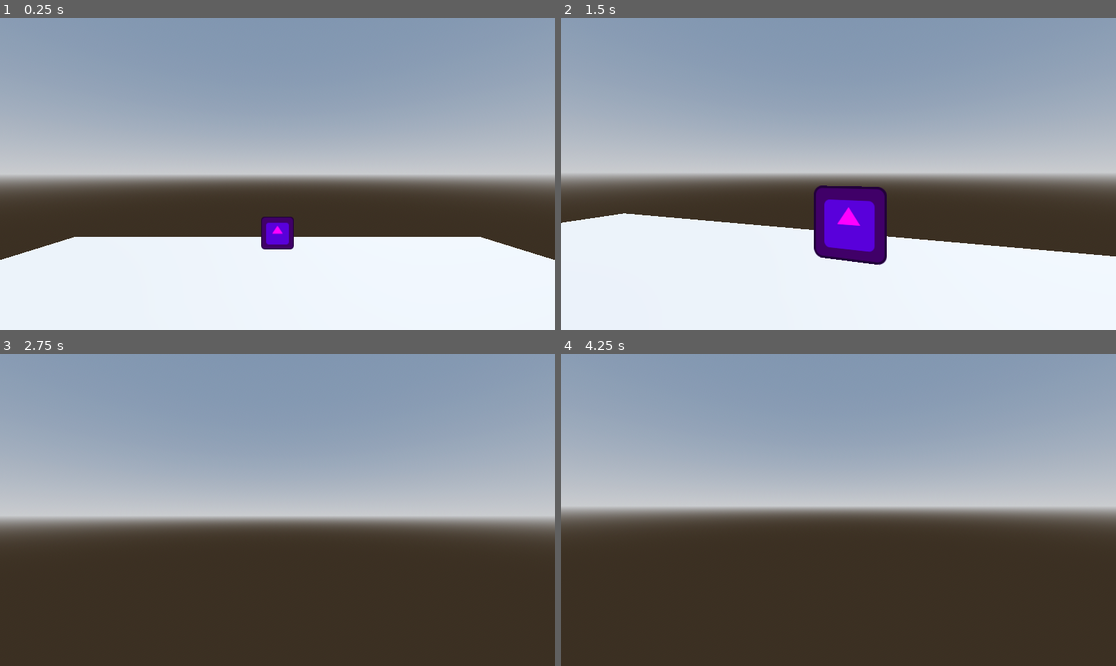
Above: before the commit, frames 1-4 (two rows, left to right).
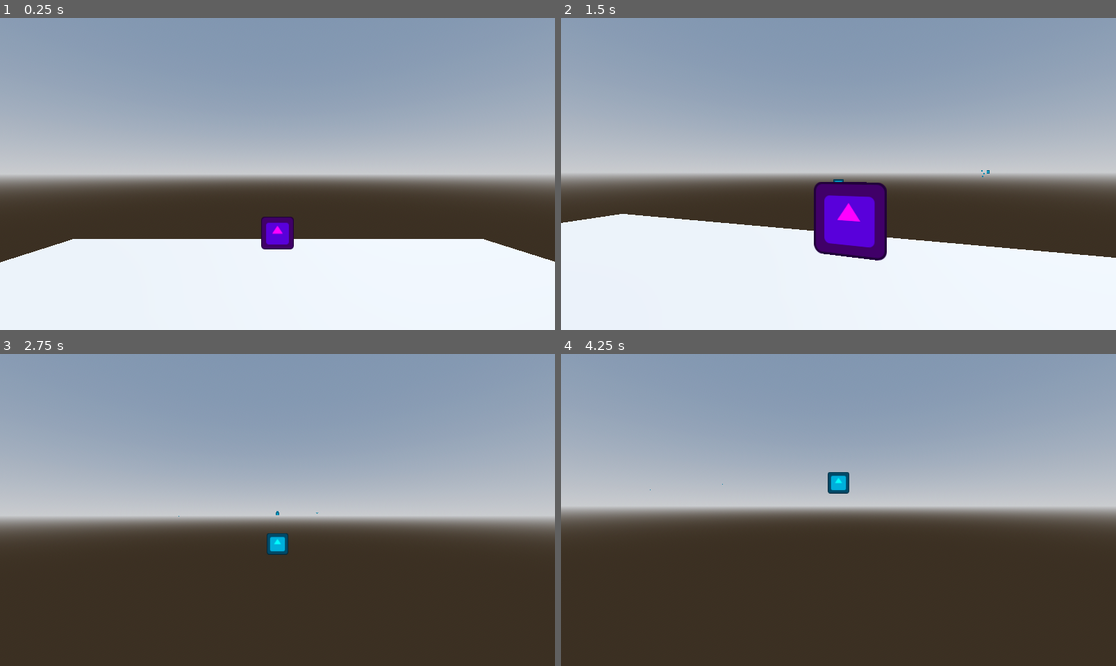
Above: after the commit, the same moments.

Repository: justindeogrades/firstpersonshooter
Game: Godot game, scene res://main.tscn
The game is run twice, just before and just after one commit, with the same random seed, the same clock (stepped at 60 frames per second) and the same inputs. The engine's default icon, where the game draws it, is replaced by a stand-in: a white triangle on a blue panel in a dark square.
Inputs (mouse positions are in pixels of both pictures, inside the frame that each line leads up to):
- Up to frame 1 (0.25 s): no input
- Up to frame 2 (1.5 s): tap Enter (ui_accept) at 0.5, 0.77 s; move the mouse to (866, 174) at 0.52 s; press the mouse at (866, 174) at 0.53 s; hold W (forward) from 0.53 s (still down); move the mouse to (810, 174) at 1.27 s; release the mouse at (810, 174) at 1.28 s; click (810, 174) at 1.35 s
- Up to frame 3 (2.75 s): keep holding W (forward); tap Enter (ui_accept) at 1.52 s; move the mouse to (288, 503) at 2.02 s; press the mouse at (288, 503) at 2.03 s
- Up to frame 4 (4.25 s): keep holding W (forward); move the mouse to (832, 516) at 2.77 s; release the mouse at (832, 516) at 2.78 s; click (832, 516) at 2.85 s; tap Enter (ui_accept) at 3.02, 3.5, 3.77 s; move the mouse to (877, 513) at 3.52 s; press the mouse at (877, 513) at 3.53 s

The runs differ from the first frame. In frame 1, 0.6% of the frame differs, in the area x 0-100%, y 70-79%; in frame 2, 1.2%, in the area x 0-100%, y 48-80%; in frame 3, 0.3%; in frame 4, 0.3%.

Commit message:
basic shooting and enemy hurtboxes

Diff:
--- /dev/null
+++ b/bullet.gd
@@ -0,0 +1,35 @@
+extends RigidBody3D
+
+#Time until bullet automatically despawns
+@export var lifetime_seconds : int = 3
+@export var speed : int = 80
+
+@onready var lifetime_timer = $Lifetime
+
+#To be assigned by the gun spawning it
+var direction : Vector3
+var damage : float
+var pierces : int
+var start_pos : Vector3
+
+func _ready() -> void:
+	position = start_pos
+	linear_velocity = transform.basis * Vector3(0, 0, -speed)
+	#linear_velocity = direction * speed
+
+	lifetime_timer.start(lifetime_seconds)
+
+func _on_lifetime_timeout() -> void:
+	destroy()
+
+func get_damage() -> float:
+	return damage
+
+#Bullet makes contact with a target
+func _on_hitbox_area_entered(area: Area3D) -> void:
+	pierces -= 1
+	if pierces <= 0:
+		destroy()
+
+func destroy():
+	queue_free()
--- /dev/null
+++ b/bullet.tscn
@@ -0,0 +1,27 @@
+[gd_scene load_steps=4 format=3 uid="uid://docjc7qyh8vv0"]
+
+[ext_resource type="Script" uid="uid://khf6p6qp2ha1" path="res://bullet.gd" id="1_v8qja"]
+[ext_resource type="Texture2D" uid="uid://dw4tryi3yerf7" path="res://icon.svg" id="2_t4vbm"]
+
+[sub_resource type="BoxShape3D" id="BoxShape3D_v8qja"]
+size = Vector3(0.2, 0.2, 0.2)
+
+[node name="Bullet" type="RigidBody3D"]
+gravity_scale = 0.0
+script = ExtResource("1_v8qja")
+
+[node name="Sprite3D" type="Sprite3D" parent="."]
+transform = Transform3D(0.2, 0, 0, 0, 0.2, 0, 0, 0, 0.2, 0, 0, 0)
+modulate = Color(0, 1, 1, 1)
+billboard = 1
+texture = ExtResource("2_t4vbm")
+
+[node name="Hitbox" type="Area3D" parent="."]
+
+[node name="CollisionShape3D" type="CollisionShape3D" parent="Hitbox"]
+shape = SubResource("BoxShape3D_v8qja")
+
+[node name="Lifetime" type="Timer" parent="."]
+
+[connection signal="area_entered" from="Hitbox" to="." method="_on_hitbox_area_entered"]
+[connection signal="timeout" from="Lifetime" to="." method="_on_lifetime_timeout"]
--- /dev/null
+++ b/enemy.gd
@@ -0,0 +1,22 @@
+extends CharacterBody3D
+
+@onready var hp_label = $HP
+
+@export var max_hp : float = 100
+
+var current_hp = max_hp
+
+#func _ready() -> void:
+	#update_hp_label_text()
+#
+#func update_hp_label_text():
+	#hp_label.text = "HP: " + str(current_hp)
+#
+#func take_damage(damage : float):
+	#current_hp -= damage
+	#if current_hp < 0:
+		#current_hp = 0
+	#update_hp_label_text()
+#
+#func _on_hurtbox_area_entered(area: Area3D) -> void:
+	#take_damage(area.get_parent().get_damage())
--- a/enemy.tscn
+++ b/enemy.tscn
@@ -1,11 +1,33 @@
-[gd_scene load_steps=2 format=3 uid="uid://crotopo1fdjeg"]
+[gd_scene load_steps=5 format=3 uid="uid://crotopo1fdjeg"]
 
+[ext_resource type="Script" uid="uid://1jm6awng7v27" path="res://enemy.gd" id="1_4gyqm"]
 [ext_resource type="Texture2D" uid="uid://dw4tryi3yerf7" path="res://icon.svg" id="1_7k104"]
+[ext_resource type="PackedScene" uid="uid://b3plxqqbt2u7w" path="res://hp_component.tscn" id="2_qi2p4"]
+
+[sub_resource type="BoxShape3D" id="BoxShape3D_7k104"]
 
 [node name="Enemy" type="CharacterBody3D"]
+script = ExtResource("1_4gyqm")
+
+[node name="HPComponent" parent="." node_paths=PackedStringArray("hurtbox", "hp_label") instance=ExtResource("2_qi2p4")]
+hurtbox = NodePath("../Hurtbox")
+hp_label = NodePath("../HP")
 
 [node name="Sprite3D" type="Sprite3D" parent="."]
 cast_shadow = 0
 modulate = Color(1, 0, 0, 1)
 billboard = 1
 texture = ExtResource("1_7k104")
+
+[node name="Hurtbox" type="Area3D" parent="."]
+
+[node name="CollisionShape3D" type="CollisionShape3D" parent="Hurtbox"]
+shape = SubResource("BoxShape3D_7k104")
+
+[node name="HP" type="Label3D" parent="."]
+transform = Transform3D(1, 0, 0, 0, 1, 0, 0, 0, 1, 0, 1, 0)
+billboard = 1
+text = "Hello bro"
+
+[connection signal="area_entered" from="Hurtbox" to="." method="_on_hurtbox_area_entered"]
+[connection signal="area_entered" from="Hurtbox" to="HPComponent" method="_on_hurtbox_area_entered"]
--- /dev/null
+++ b/gun.gd
@@ -0,0 +1,85 @@
+class_name Gun
+extends Node3D
+
+#Will use built-in name variable for now
+#@export var name : String
+#Storing bullet_path as a string for now
+#@export var bullet : NodePath
+@export var bullet_path : String = "res://bullet.tscn"
+@export var bullet_parent : Node
+#Make sure One-shot is enabled on the cooldown timer
+@export var cooldown_timer : Timer
+@export var aim_ray : RayCast3D
+
+@export var damage : float
+@export var cooldown_seconds : float
+@export var hip_spray : float
+@export var aim_spray : float
+@export var bullets_per_shot : int = 1
+@export var pierces : int = 1
+
+var aiming : bool = false
+var aim_direction : Vector3
+
+#Assigned by parent
+var parent : CharacterBody3D
+
+func _ready() -> void:
+	create_cooldown_timer()
+	create_bullet_parent()
+	create_aim_ray()
+
+func _physics_process(delta: float) -> void:
+	#Aim direction is now set by parent
+
+	#Probably eliminating aim rays
+	#if(aiming):
+		#aim_ray.target_position = get_local_mouse_position()
+	pass
+
+func shoot():
+	if(cooldown_timer.is_stopped()):
+		#var bullet_instance = load(bullet).instantiate()
+
+		for i in bullets_per_shot:
+			var bullet_instance = load(bullet_path).instantiate()
+
+			#Will return to spray patterns later
+			#var spray_offset
+			#if(aiming):
+				#spray_offset = Vector2(randf_range(aim_spray * -1, aim_spray), randf_range(aim_spray * -1, aim_spray))
+			#else:
+				#spray_offset = Vector2(randf_range(hip_spray * -1, hip_spray), randf_range(hip_spray * -1, hip_spray))
+			#bullet_instance.direction = (aim_direction + spray_offset).normalized()
+
+			bullet_instance.direction = aim_direction
+			bullet_instance.damage = damage
+			bullet_instance.pierces = pierces
+			bullet_instance.start_pos = global_position
+
+			bullet_instance.transform.basis = aim_ray.global_transform.basis
+
+			#bullet_parent.add_child(bullet_instance)
+			get_main().add_child(bullet_instance)
+
+		cooldown_timer.start(cooldown_seconds)
+
+#Will make this a static method at some point
+func get_main() -> Node:
+	return parent.get_parent()
+
+func create_bullet_parent():
+	bullet_parent = Node.new()
+	add_child(bullet_parent)
+
+func create_cooldown_timer():
+	cooldown_timer = Timer.new()
+	#Oneshot must be enabled so timer stops when time expires
+	cooldown_timer.one_shot = true
+	add_child(cooldown_timer)
+
+func create_aim_ray():
+	aim_ray = RayCast3D.new()
+	#(0, 0, -1) is forward in 3D
+	aim_ray.target_position = Vector3(0, 0, -1)
+	add_child(aim_ray)
--- /dev/null
+++ b/guns/machine_gun.tscn
@@ -0,0 +1,8 @@
+[gd_scene load_steps=2 format=3 uid="uid://cbtkrj15ysrdc"]
+
+[ext_resource type="Script" uid="uid://cw11p7sjrucc4" path="res://gun.gd" id="1_sh1sg"]
+
+[node name="MachineGun" type="Node3D"]
+script = ExtResource("1_sh1sg")
+damage = 1.0
+cooldown_seconds = 0.2
--- /dev/null
+++ b/hp_component.gd
@@ -0,0 +1,27 @@
+extends Node
+
+@export var hurtbox : Area3D
+@export var hp_label : Label3D
+@export var max_hp : float = 100
+
+var hp = max_hp
+
+signal hp_depleted
+
+func _ready() -> void:
+	update_hp_label_text()
+
+func update_hp_label_text():
+	hp_label.text = "HP: " + str(hp)
+
+func take_damage(damage : float):
+	hp -= damage
+	if hp < 0:
+		hp = 0
+		emit_signal("hp_depleted")
+
+	update_hp_label_text()
+
+#Connect hurtbox to this
+func _on_hurtbox_area_entered(area: Area3D) -> void:
+	take_damage(area.get_parent().get_damage())
--- /dev/null
+++ b/hp_component.tscn
@@ -0,0 +1,6 @@
+[gd_scene load_steps=2 format=3 uid="uid://b3plxqqbt2u7w"]
+
+[ext_resource type="Script" uid="uid://4cworb8r2y0f" path="res://hp_component.gd" id="1_ciok6"]
+
+[node name="HPComponent" type="Node"]
+script = ExtResource("1_ciok6")
--- a/main.tscn
+++ b/main.tscn
@@ -17,3 +17,4 @@
 transform = Transform3D(1, 0, 0, 0, 1, 0, 0, 0, 1, 0, 0.807215, -7.89392)
 
 [node name="World" parent="." instance=ExtResource("2_h2yge")]
+transform = Transform3D(10, 0, 0, 0, 10, 0, 0, 0, 10, 0.0367832, -0.0710125, 0.0820265)
--- a/player.gd
+++ b/player.gd
@@ -10,8 +10,13 @@
 @export var min_camera_x_rotation = -90
 @export var max_camera_x_rotation = 90
 
+var active_weapon : Gun
+
 func _ready() -> void:
 	Input.set_mouse_mode(Input.MOUSE_MODE_CAPTURED)
+	#Hardcode; fix later
+	active_weapon = $Head/Camera3D/Weapons/MachineGun
+	active_weapon.parent = self
 
 func _unhandled_input(event: InputEvent) -> void:
 	#Esc to free mouse from window
@@ -33,12 +38,10 @@
 	if not is_on_floor():
 		velocity += get_gravity() * delta
 
-	# Handle jump.
+	#Moving
 	if Input.is_action_just_pressed("ui_accept") and is_on_floor():
 		velocity.y = JUMP_VELOCITY
 
-	# Get the input direction and handle the movement/deceleration.
-	# As good practice, you should replace UI actions with custom gameplay actions.
 	var input_dir := Input.get_vector("left", "right", "forward", "backward")
 	var direction := (head.transform.basis * Vector3(input_dir.x, 0, input_dir.y)).normalized()
 	if direction:
@@ -48,4 +51,9 @@
 		velocity.x = move_toward(velocity.x, 0, SPEED)
 		velocity.z = move_toward(velocity.z, 0, SPEED)
 
+	#Shooting
+	active_weapon.aim_direction = (head.transform.basis * Vector3(0,0,-1)).normalized()
+	if Input.is_action_pressed("shoot"):
+		active_weapon.shoot()
+
 	move_and_slide()
--- a/player.tscn
+++ b/player.tscn
@@ -1,6 +1,7 @@
-[gd_scene load_steps=3 format=3 uid="uid://c0vtrpdt2d62k"]
+[gd_scene load_steps=4 format=3 uid="uid://c0vtrpdt2d62k"]
 
 [ext_resource type="Script" uid="uid://bhtxkn8jmnjbv" path="res://player.gd" id="1_4flbx"]
+[ext_resource type="PackedScene" uid="uid://cbtkrj15ysrdc" path="res://guns/machine_gun.tscn" id="2_onrkg"]
 
 [sub_resource type="BoxShape3D" id="BoxShape3D_4flbx"]
 
@@ -17,3 +18,8 @@
 transform = Transform3D(1, 0, 0, 0, 1, 0, 0, 0, 1, 0, 1.60231, 0)
 
 [node name="Camera3D" type="Camera3D" parent="Head"]
+
+[node name="Weapons" type="Node3D" parent="Head/Camera3D"]
+transform = Transform3D(1, 0, 0, 0, 1, 0, 0, 0, 1, 0, -0.41584, 0)
+
+[node name="MachineGun" parent="Head/Camera3D/Weapons" instance=ExtResource("2_onrkg")]
--- a/project.godot
+++ b/project.godot
@@ -42,3 +42,8 @@
 "events": [Object(InputEventKey,"resource_local_to_scene":false,"resource_name":"","device":-1,"window_id":0,"alt_press …(195 unchanged characters)…
 ]
 }
+shoot={
+"deadzone": 0.2,
+"events": [Object(InputEventMouseButton,"resource_local_to_scene":false,"resource_name":"","device":-1,"window_id":0,"alt_pressed":false,"shift_pressed":false,"ctrl_pressed":false,"meta_pressed":false,"button_mask":1,"position":Vector2(81, 13),"global_position":Vector2(90, 61),"factor":1.0,"button_index":1,"canceled":false,"pressed":true,"double_click":false,"script":null)
+]
+}
Not shown, added: bullet.gd.uid
Not shown, added: enemy.gd.uid
Not shown, added: gameintro.blend.import
Not shown, added: gun.gd.uid
Not shown, added: hp_component.gd.uid
Not shown, added: gameintro.blend
